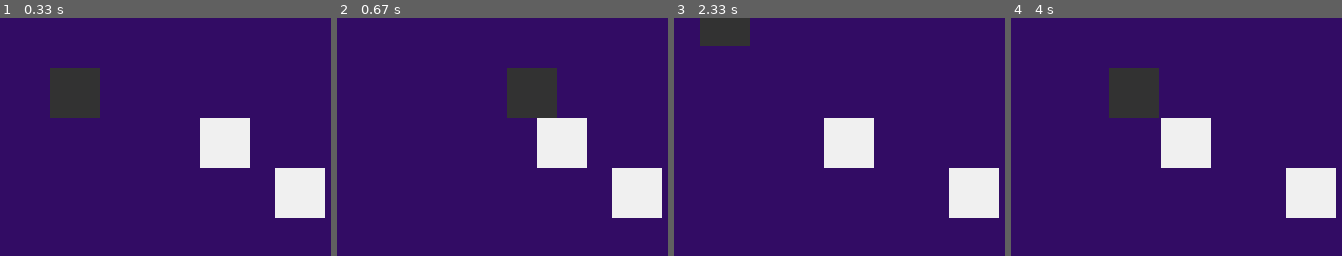
Above: before the commit, frames 1-4 (left to right).
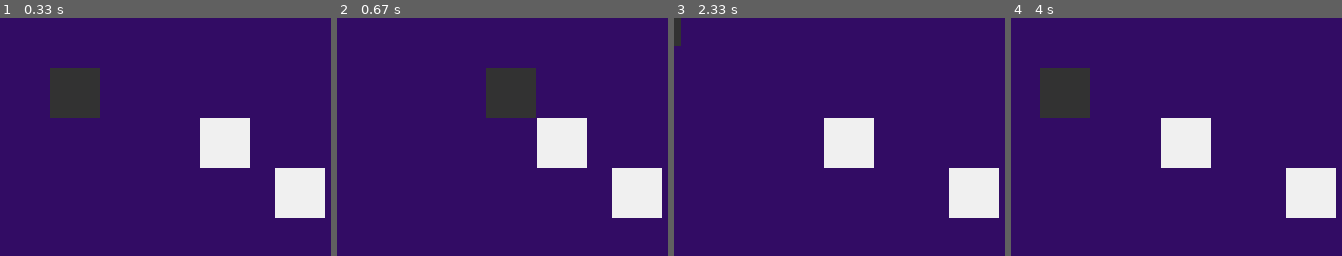
Above: after the commit, the same moments.

Repository: finnstamer/pygameInformatik
Game: pygame game, started from game.py
Same seed, same stepped clock (60 frames per second), same inputs: the game is played once before the commit and once after it.
Inputs:
- Up to frame 1 (0.33 s): no input
- Up to frame 2 (0.67 s): hold Right from 0.33 s (still down)
- Up to frame 3 (2.33 s): release Right at 0.8 s; hold Up 0.83-1.13 s; tap Space at 0.9, 1.73, 2.03, 2.3 s; hold Left 1.67-2.2 s; hold Down from 2.23 s (still down)
- Up to frame 4 (4 s): release Down at 2.53 s; hold Left 2.57-2.97 s; tap Space at 2.63, 2.93, 3.47, 3.77 s; hold Right from 3.4 s (still down)

Frame 1 is identical in both runs. In frame 2, 2.7% of the frame differs, in the area x 45-67%, y 21-43%; in frame 3, 2.0%; in frame 4, 6.3%, in the area x 8-45%, y 21-43%.

Commit message:
Requests implemented in EventDispatcher
Requests is a way of retriving information without the the two messenger partner knowing each other.

Diff:
--- a/base/core/Event/EventDispatcher.py
+++ b/base/core/Event/EventDispatcher.py
@@ -1,10 +1,10 @@
-from typing import Dict, List
+from typing import Any, Callable, Dict, List
 from base.core.Event.Event import Event
 from base.object.GameObject import GameObject
 
-
 class EventDispatcher():
     subscribers: Dict[str, List[GameObject]] = {}
+    requests: Dict[str, Callable] = {}
 
     @staticmethod
     def dispatch(event: Event):
@@ -22,3 +22,14 @@
                 subscribed = EventDispatcher.subscribers[e]
                 return subscribed.append(obj)
             EventDispatcher.subscribers[e] = [obj]
+
+    @staticmethod
+    def acceptRequest(req: str, compute: Callable):
+        EventDispatcher.requests[req] = compute
+
+    # Während ein Event ausschließlich ausgehend ist, gibt eine Request einen Wert zurück und ist aktiv vom Caller ausgehend.
+    @staticmethod
+    def request(req: str, *args: Any) -> Any:
+        if req in EventDispatcher.requests:
+            return EventDispatcher.requests[req](*args)
+        raise NotImplementedError(f"Request '{req}' is not accepted.")
--- a/base/core/Game.py
+++ b/base/core/Game.py
@@ -6,6 +6,7 @@
 
 from base.core.Event.EventDispatcher import EventDispatcher
 from base.core.Level.Level import Level
+from base.object.GameObject import GameObject
 from settings import screen
 
 class Game():
@@ -15,7 +16,7 @@
         self.levels: Dict[int, Level] = {}
         self.level = {}
         EventDispatcher.subscribe(self, "G_STOP", "G_SWITCH_L", "G_REM", "G_SETN", "G_GETN")
-
+        EventDispatcher.acceptRequest("G_ALLOW_MOVE", self.allowMove)
 
     def receiveEvent(self, event: Event):
         n = event.name
@@ -46,11 +47,11 @@
 
     def addLevel(self, *level: Level):
         for l in list(level):
+            l.deactivate()
             self.levels[l.id] = l
 
     def setLevel(self, id: int):
         if isinstance(self.level, Level):
-            print("5")
             self.level.deactivate()
 
         if id in self.levels:
@@ -58,3 +59,11 @@
             self.level.activate()
             return
         raise LookupError()
+
+    def allowMove(self, obj: GameObject, pos: pygame.Vector2):
+        solidObjs = filter(lambda x: x != obj, self.level.allSolidObjects())
+        movedRect = obj.cRect.get(pos, pygame.Vector2(pos.x + obj.cRect.width, pos.y + obj.cRect.height))
+        for obj in solidObjs:
+            if obj.collidesWith(movedRect):
+                return False
+        return True
--- a/base/core/Level/Level.py
+++ b/base/core/Level/Level.py
@@ -1,3 +1,4 @@
+from functools import reduce
 from typing import List
 
 from pygame.sprite import groupcollide
@@ -16,3 +17,9 @@
     def activate(self):
         for g in self.groups:
             g.activate()
+
+    def allObjects(self):
+        return reduce(lambda x,y:x+y, map(lambda x:x.objects, self.groups))
+
+    def allSolidObjects(self):
+        return filter(lambda x: x.solid, self.allObjects())
--- a/base/object/GameObject.py
+++ b/base/object/GameObject.py
@@ -64,6 +64,6 @@
         vec.y += y
         self.updatePos(vec)
 
-    def collidesWith(self, obj: GameObject) -> bool:
+    def collidesWith(self, rect: pygame.Rect) -> bool:
         collision = Collision()
-        return collision.check(self.cRect, obj.cRect)
+        return collision.check(self.cRect, rect)
--- a/base/object/MovableObject.py
+++ b/base/object/MovableObject.py
@@ -1,5 +1,6 @@
 from typing import List
 import pygame
+from base.core.Event.EventDispatcher import EventDispatcher
 from base.geometry.Rectangle import Rectangle
 
 from base.object.GameObject import GameObject
@@ -13,11 +14,6 @@
 
     # Creates a block of the same height of this object
     # Then check where the first collision will be, by the nearest
-    # pos: new position of uLC of object
-    # Direction Class
     def move(self, pos: pygame.Vector2):
-        # movedRect = self.cRect.get(pos, pygame.Vector2(pos.x + self.cRect.width, pos.y + self.cRect.height))
-        # colliding = wallGroup.colliding(movedRect)
-
-        # if len(colliding) == 0:
-        self.updatePos(pos)
+        if EventDispatcher.request("G_ALLOW_MOVE", self, pos):
+            self.updatePos(pos)
Not shown, changed: readme.md
